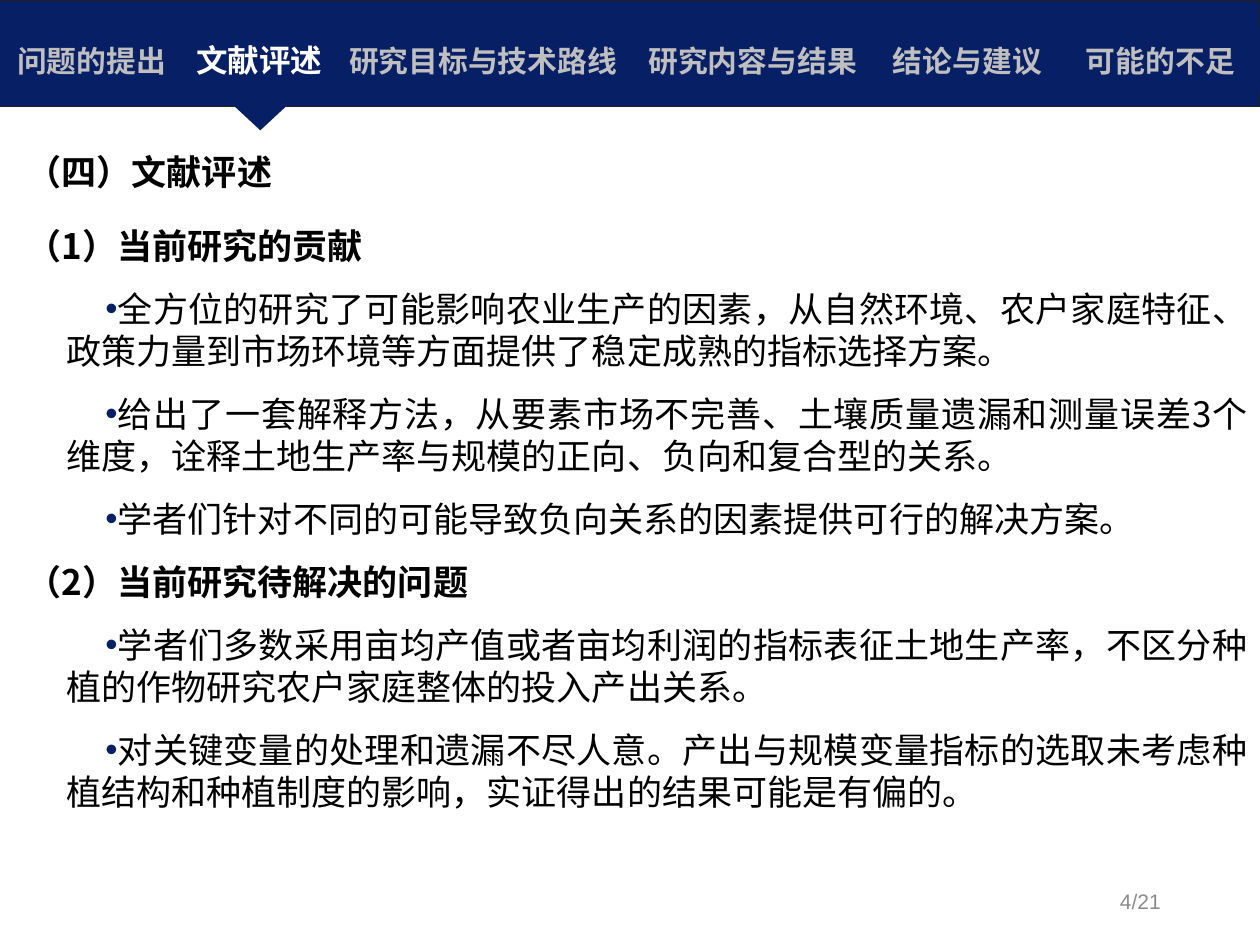
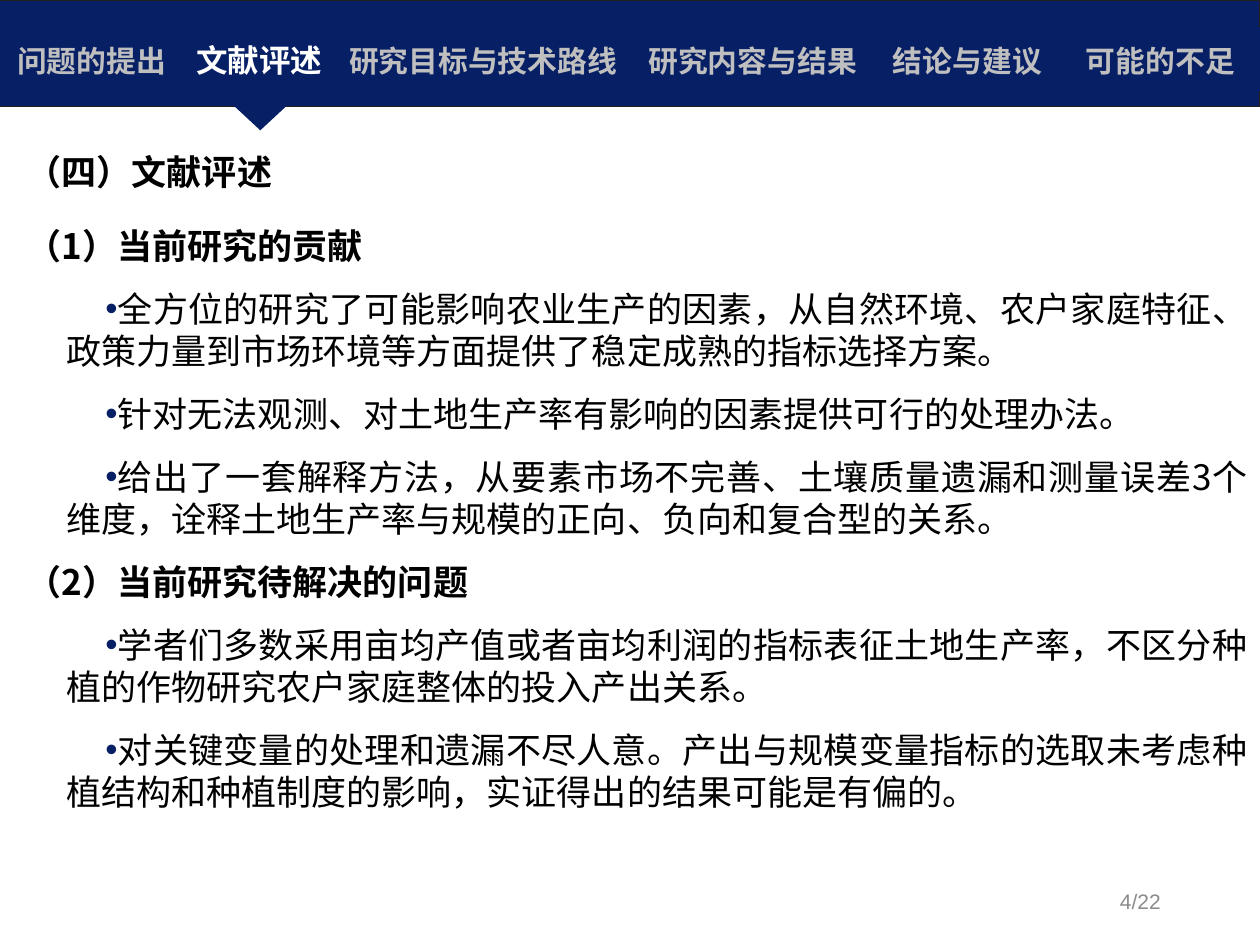
Before and after one commit to Iris0428/IR.Paper, a slide deck: slide 8 of 论文写作/毕业论文修改/S5+10+我国粮食生产率与农地经营规模关系的实证研究.pptx. Drawn at 1260x945 pixels with LibreOffice and Linux fonts; fonts in the diff are those of the drawing; background and template pictures are left out. Boxes give left, top, right and bottom in pixels: in the first picture for what was removed or moved away, otherwise in the second. Text is boxed around its words. In the diff, an @@ line names an element or a change of style, - is before the commit and + after.

```diff
--- a/论文写作/毕业论文修改/S5+10+我国粮食生产率与农地经营规模关系的实证研究.pptx
+++ b/论文写作/毕业论文修改/S5+10+我国粮食生产率与农地经营规模关系的实证研究.pptx
@@ text at bbox=[118, 397, 1135, 430]: paragraph added @@
+• 针对无法观测、对土地生产率有影响的因素提供可行的处理办法。
@@ text at bbox=[118, 502, 1135, 535]: paragraph removed @@
-• 学者们针对不同的可能导致负向关系的因素提供可行的解决方案。
@@ text at bbox=[1120, 894, 1161, 909]: text changed @@
-4/21
+4/22
```
Also in this commit, not shown: 21 other slides changed, 21 other files.
